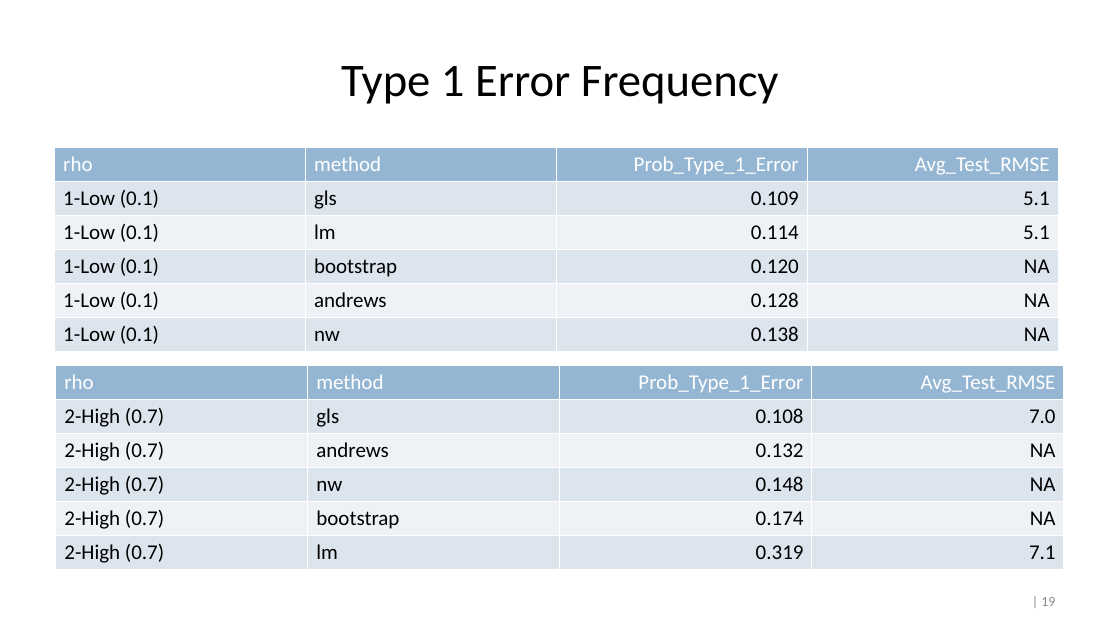
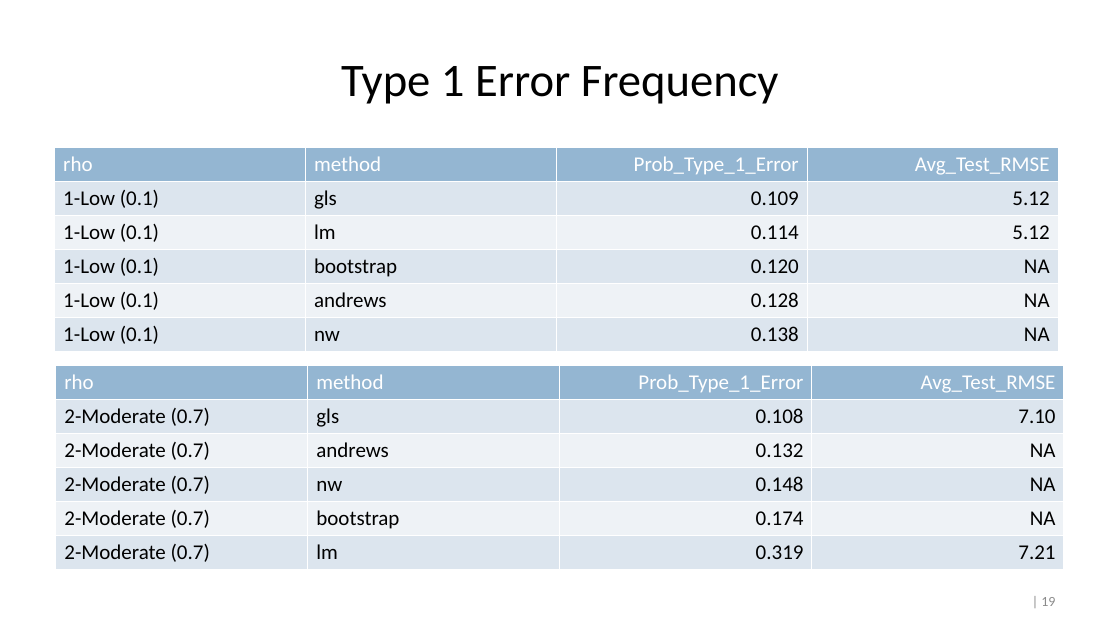
Before and after one commit to crossxwill/Northwestern_MSIA_2022, a slide deck: slide 19 of time_series_regression.pptx. Drawn at 1120x630 pixels with LibreOffice and Linux fonts; fonts in the diff are those of the drawing. Boxes give left, top, right and bottom in pixels: in the first picture for what was removed or moved away, otherwise in the second. Text is boxed around its words. In the diff, an @@ line names an element or a change of style, - is before the commit and + after.

```diff
--- a/time_series_regression.pptx
+++ b/time_series_regression.pptx
@@ table at bbox=[55, 147, 1060, 365] @@
-row 2, column 4: 5.1
+row 2, column 4: 5.12
-row 3, column 4: 5.1
+row 3, column 4: 5.12
@@ table at bbox=[56, 365, 1065, 566] @@
-row 2, column 1: 2-High (0.7)
+row 2, column 1: 2-Moderate (0.7)
-row 2, column 4: 7.0
+row 2, column 4: 7.10
-row 3, column 1: 2-High (0.7)
+row 3, column 1: 2-Moderate (0.7)
-row 4, column 1: 2-High (0.7)
+row 4, column 1: 2-Moderate (0.7)
-row 5, column 1: 2-High (0.7)
+row 5, column 1: 2-Moderate (0.7)
-row 6, column 1: 2-High (0.7)
+row 6, column 1: 2-Moderate (0.7)
-row 6, column 4: 7.1
+row 6, column 4: 7.21
```
Also in this commit, not shown: 1 other slide changed, 7 slides added, 1 other file.
